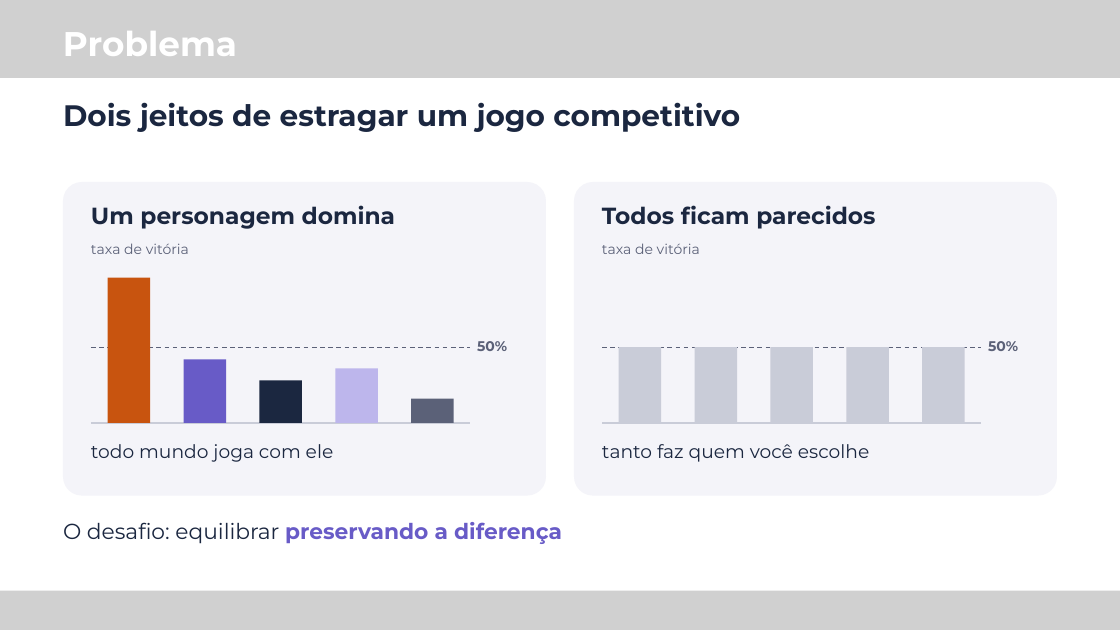
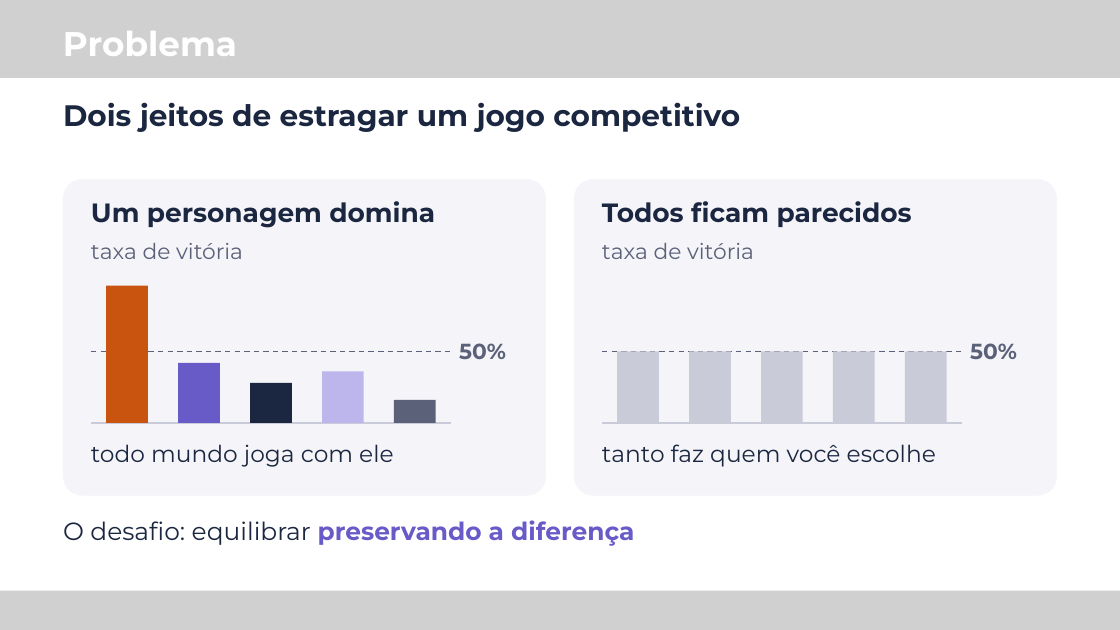
Before and after one commit to M-Gimenes/Simulation, a slide deck: slide 2 of overleaf/talk-latinoware-2026/slides.pptx. Drawn at 1120x630 pixels with LibreOffice and Linux fonts; fonts in the diff are those of the drawing; grey boxes stand for pictures. Boxes give left, top, right and bottom in pixels: in the first picture for what was removed or moved away, otherwise in the second. Text is boxed around its words. In the diff, an @@ line names an element or a change of style, - is before the commit and + after.

```diff
--- a/overleaf/talk-latinoware-2026/slides.pptx
+++ b/overleaf/talk-latinoware-2026/slides.pptx
@@ text "Um personagem domina" at box(91, 201, 435, 228): size 30 to 34 pt @@
@@ text "Todos ficam parecidos" at box(602, 201, 912, 227): size 30 to 34 pt @@
@@ rectangle: place and size @@
-rectangle at box(108, 278, 150, 423)
+rectangle at box(106, 286, 148, 423)
@@ line moved from (91, 347) - (470, 347) to (91, 352) - (451, 352) @@
@@ line (91, 352) - (451, 352): stroke #5B6178 1.5 pt dashed to #5B6178 1.75 pt dashed @@
@@ text "50%": place and size @@
-text "50%" at box(477, 341, 507, 351)
+text "50%" at box(459, 343, 506, 359)
@@ line moved from (602, 347) - (981, 347) to (602, 352) - (962, 352) @@
@@ line (602, 352) - (962, 352): stroke #5B6178 1.5 pt dashed to #5B6178 1.75 pt dashed @@
@@ rectangle: place and size @@
-rectangle at box(619, 347, 661, 423)
+rectangle at box(617, 352, 659, 423)
@@ rectangle: place and size @@
-rectangle at box(694, 347, 737, 423)
+rectangle at box(689, 352, 731, 423)
@@ rectangle: place and size @@
-rectangle at box(771, 347, 813, 423)
+rectangle at box(761, 352, 803, 423)
@@ rectangle: place and size @@
-rectangle at box(846, 347, 889, 423)
+rectangle at box(833, 352, 875, 423)
@@ rectangle: place and size @@
-rectangle at box(922, 347, 965, 423)
+rectangle at box(905, 352, 947, 423)
@@ size 18 to 28 pt in 4 elements at box(91, 243, 243, 259), box(602, 243, 754, 259), box(459, 343, 506, 359), box(970, 343, 1017, 359) @@
@@ text "50%": place and size @@
-text "50%" at box(988, 341, 1018, 351)
+text "50%" at box(970, 343, 1017, 359)
@@ rectangle: place and size @@
-rectangle at box(184, 360, 226, 423)
+rectangle at box(178, 363, 220, 423)
@@ rectangle: place and size @@
-rectangle at box(259, 380, 302, 423)
+rectangle at box(250, 383, 292, 423)
@@ rectangle: place and size @@
-rectangle at box(335, 368, 378, 423)
+rectangle at box(322, 371, 364, 423)
@@ rectangle: place and size @@
-rectangle at box(411, 399, 454, 423)
+rectangle at box(394, 400, 436, 423)
@@ text "todo mundo joga com ele" at box(91, 444, 393, 467): size 24 to 30 pt @@
@@ line moved from (91, 423) - (470, 423) to (91, 423) - (451, 423) @@
@@ text "tanto faz quem você escolhe" at box(602, 444, 936, 467): size 24 to 30 pt @@
@@ line moved from (602, 423) - (981, 423) to (602, 423) - (962, 423) @@
@@ text "O desafio: equilibrar preservando a ..." at box(63, 520, 634, 545): size 28 to 32 pt @@
```
Also in this commit, not shown: 7 other slides changed, 1 other file.
